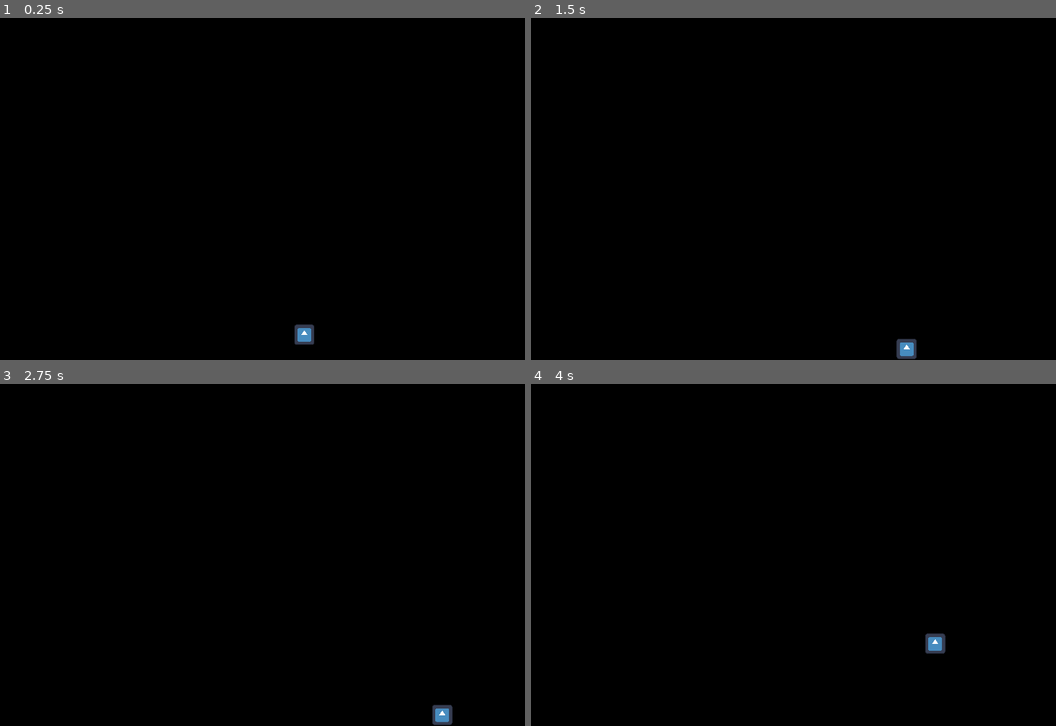
Above: before the commit, frames 1-4 (two rows, left to right).
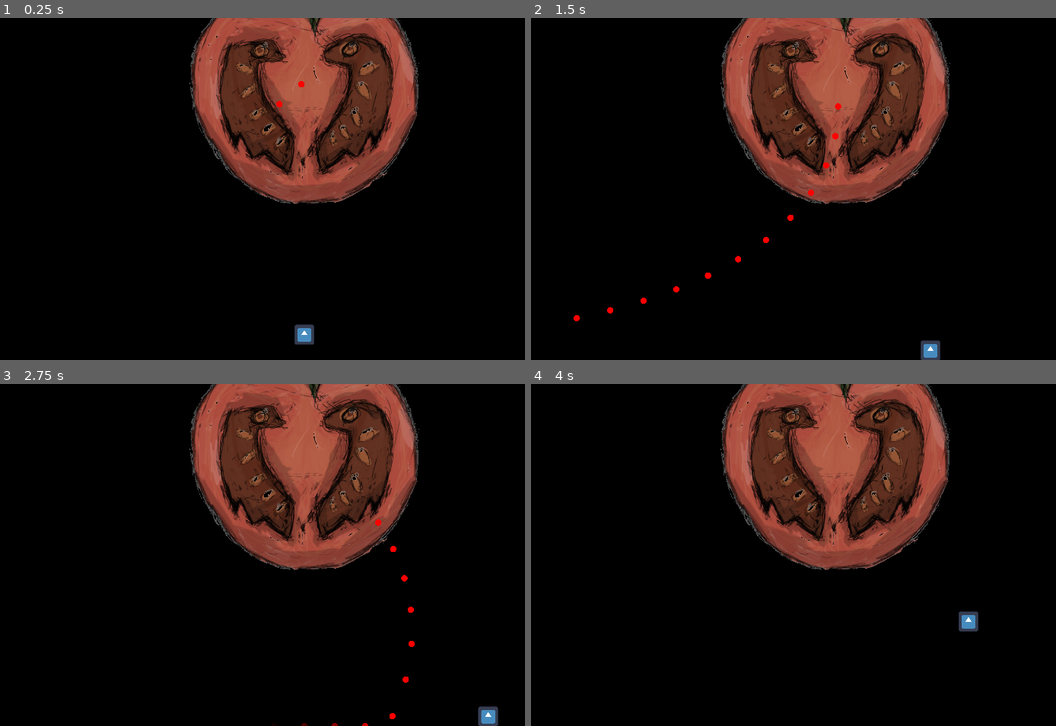
Above: after the commit, the same moments.

Repository: elpozewaunig/NightshadeLimbo
Game: Godot game, scene res://scenes/main.tscn
The game is run twice, just before and just after one commit, with the same random seed, the same clock (stepped at 60 frames per second) and the same inputs. The engine's default icon, where the game draws it, is replaced by a stand-in: a white triangle on a blue panel in a dark square.
Inputs:
- Up to frame 1 (0.25 s): no input
- Up to frame 2 (1.5 s): hold Right (ui_right) 0.53-1.28 s; hold Down (ui_down) from 1.28 s (still down)
- Up to frame 3 (2.75 s): release Down (ui_down) at 2.03 s; hold Right (ui_right) from 2.03 s (still down)
- Up to frame 4 (4 s): release Right (ui_right) at 2.78 s; hold Up (ui_up) 2.78-3.53 s; hold Left (ui_left) from 3.53 s (still down)

The runs differ from the first frame. In frame 1, 19% of the frame differs, in the area x 36-80%, y 0-55%; in frame 2, 20%, in the area x 8-80%, y 0-100%; in frame 3, 20%; in frame 4, 20%.

Commit message:
Added projectiles and basic animation system for boss attacks

Diff:
--- /dev/null
+++ b/assets/sprites/bullet.svg
@@ -0,0 +1,5 @@
+<?xml version="1.0" encoding="UTF-8"?>
+<!-- Created with Inkscape (http://www.inkscape.org/) -->
+<svg width="100" height="100" version="1.1" viewBox="0 0 26.458 26.458" xmlns="http://www.w3.org/2000/svg">
+ <circle cx="13.229" cy="13.229" r="13.229" fill="#f00"/>
+</svg>
--- a/scenes/main.tscn
+++ b/scenes/main.tscn
@@ -1,10 +1,12 @@
-[gd_scene load_steps=6 format=3 uid="uid://muherruagjtj"]
+[gd_scene load_steps=11 format=3 uid="uid://muherruagjtj"]
 
 [ext_resource type="Script" path="res://scripts/Player.gd" id="1_brnu4"]
 [ext_resource type="Texture2D" uid="uid://dfm6ftk7vj0ky" path="res://assets/sprites/icon.svg" id="2_ggfyx"]
+[ext_resource type="Script" path="res://scripts/Boss.gd" id="3_dc5q6"]
+[ext_resource type="Texture2D" uid="uid://1pglbjau0nyo" path="res://assets/sprites/placeholdermato.png" id="4_0luse"]
 
 [sub_resource type="CircleShape2D" id="CircleShape2D_stp6r"]
-radius = 35.0
+radius = 30.0
 
 [sub_resource type="RectangleShape2D" id="RectangleShape2D_c178f"]
 size = Vector2(20, 1080)
@@ -12,7 +14,36 @@
 [sub_resource type="RectangleShape2D" id="RectangleShape2D_clw16"]
 size = Vector2(1920, 20)
 
+[sub_resource type="CircleShape2D" id="CircleShape2D_e6kbd"]
+radius = 349.64
+
+[sub_resource type="Animation" id="Animation_doasl"]
+resource_name = "salvos_1"
+step = 0.1
+tracks/0/type = "method"
+tracks/0/imported = false
+tracks/0/enabled = true
+tracks/0/path = NodePath(".")
+tracks/0/interp = 1
+tracks/0/loop_wrap = true
+tracks/0/keys = {
+"times": PackedFloat32Array(0),
+"transitions": PackedFloat32Array(1),
+"values": [{
+"args": [Vector2(0, 1080), Vector2(1920, 1080)],
+"method": &"add_salvo"
+}]
+}
+
+[sub_resource type="AnimationLibrary" id="AnimationLibrary_14rc6"]
+_data = {
+"salvos_1": SubResource("Animation_doasl")
+}
+
 [node name="Main" type="Node2D"]
+
+[node name="Camera2D" type="Camera2D" parent="."]
+position = Vector2(960, 540)
 
 [node name="Player" type="CharacterBody2D" parent="."]
 position = Vector2(960, 1000)
@@ -42,3 +73,19 @@
 [node name="Bottom" type="CollisionShape2D" parent="ArenaBounds"]
 position = Vector2(960, 1090)
 shape = SubResource("RectangleShape2D_clw16")
+
+[node name="Boss" type="StaticBody2D" parent="."]
+position = Vector2(960, 200)
+script = ExtResource("3_dc5q6")
+
+[node name="Sprite2D" type="Sprite2D" parent="Boss"]
+texture = ExtResource("4_0luse")
+
+[node name="CollisionShape2D" type="CollisionShape2D" parent="Boss"]
+position = Vector2(0, 40)
+shape = SubResource("CircleShape2D_e6kbd")
+
+[node name="AnimationPlayer" type="AnimationPlayer" parent="Boss"]
+libraries = {
+"": SubResource("AnimationLibrary_14rc6")
+}
--- /dev/null
+++ b/scenes/objects/projectile.tscn
@@ -0,0 +1,18 @@
+[gd_scene load_steps=4 format=3 uid="uid://b17k760rfqwu2"]
+
+[ext_resource type="Texture2D" uid="uid://bydy6pf5yw8g4" path="res://assets/sprites/bullet.svg" id="1_222lr"]
+[ext_resource type="Script" path="res://scripts/Projectile.gd" id="1_nob28"]
+
+[sub_resource type="CircleShape2D" id="CircleShape2D_6q1un"]
+
+[node name="Projectile" type="Area2D"]
+script = ExtResource("1_nob28")
+
+[node name="Sprite2D" type="Sprite2D" parent="."]
+scale = Vector2(0.2, 0.2)
+texture = ExtResource("1_222lr")
+
+[node name="CollisionShape2D" type="CollisionShape2D" parent="."]
+shape = SubResource("CircleShape2D_6q1un")
+
+[connection signal="body_entered" from="." to="." method="_on_body_entered"]
--- /dev/null
+++ b/scripts/Boss.gd
@@ -0,0 +1,62 @@
+extends StaticBody2D
+
+@export var salvo_amount : int = 20
+@onready var timeline = $AnimationPlayer
+
+var projectile_scene = preload("res://scenes/objects/projectile.tscn")
+
+var time_elapsed : float = 0
+var salvos = {}
+var salvo_id = 0
+
+# Called when the node enters the scene tree for the first time.
+func _ready() -> void:
+	timeline.play("salvos_1")
+
+# Called every frame. 'delta' is the elapsed time since the previous frame.
+func _process(delta: float) -> void:
+
+	time_elapsed += delta
+
+	if time_elapsed > 0.1:
+		# Iterate through all current salvos
+		for key in salvos:
+			# Get salvo and associated progress
+			var salvo_targets = salvos[key]["targets"]
+			var shot_nr = salvos[key]["shot"]
+			# If the salvo isn't completed yet
+			if shot_nr < salvo_targets.size():
+				# Fire the next projectile in the salvo
+				add_projectile(salvos[key]["targets"][shot_nr])
+				salvos[key]["shot"] += 1
+			else:
+				# Delete salvo to free up ressources
+				salvos.erase(key)
+
+		# Reset timer
+		time_elapsed = 0
+
+# Creates a projectile instance and fires it
+func add_projectile(global_pos: Vector2) -> void:
+	var projectile = projectile_scene.instantiate()
+	projectile.target_pos = global_pos
+	add_child(projectile)
+
+# Enqueues a salvo to fire
+func add_salvo(from_pos: Vector2, to_pos: Vector2) -> void:
+	salvos[salvo_id] = {
+		"targets": create_salvo(from_pos, to_pos),
+		"shot": 0
+	}
+	salvo_id += 1
+
+# Creates an array containing positions to be fired at in that order
+func create_salvo(from_pos: Vector2, to_pos: Vector2) -> Array[Vector2]:
+	var projectiles : Array[Vector2] = []
+	var offset = to_pos - from_pos
+	for i in range(0, salvo_amount):
+		var target_pos_x = from_pos.x + (offset.x / salvo_amount) * i
+		var target_pos_y = from_pos.y + (offset.y / salvo_amount) * i
+		projectiles.append(Vector2(target_pos_x, target_pos_y))
+
+	return projectiles
--- a/scripts/Player.gd
+++ b/scripts/Player.gd
@@ -1,7 +1,7 @@
 extends CharacterBody2D
 
 
-const SPEED = 300.0
+const SPEED = 400.0
 
 
 func _ready() -> void:
@@ -23,3 +23,6 @@
 		velocity.y = move_toward(velocity.y, 0, SPEED)
 
 	move_and_slide()
+
+func _on_projectile_hit() -> void:
+	pass
--- /dev/null
+++ b/scripts/Projectile.gd
@@ -0,0 +1,46 @@
+extends Area2D
+class_name Projectile
+
+signal player_hit
+
+var target_pos : Vector2 = Vector2(0, 0)
+var speed : int = 800
+var offset : Vector2
+var length : float
+var total_progress : float = 0
+
+@onready var collider = $CollisionShape2D
+
+# Called when the node enters the scene tree for the first time.
+func _ready() -> void:
+	offset = target_pos - global_position
+	length = sqrt(pow(offset.x, 2) + pow(offset.y, 2))
+
+
+# Called every frame. 'delta' is the elapsed time since the previous frame.
+func _process(delta: float) -> void:
+	if collider.disabled:
+		# Make projectile fade out
+		modulate.a -= 2 * delta
+		if modulate.a <= 0:
+			hide()
+			queue_free()
+
+	else:
+		# Calculate how much of the total distance is covered in the current frame
+		var progress = delta * speed / length
+		total_progress += progress
+
+		# Move projectile towards target according to calculated progress
+		global_position.x += offset.x * progress
+		global_position.y += offset.y * progress
+
+	if total_progress >= 1:
+		global_position = target_pos
+		collider.set_deferred("disabled", true)
+
+
+func _on_body_entered(body: Node2D) -> void:
+	if body.name == "Player" and not collider.disabled:
+		player_hit.connect(body._on_projectile_hit)
+		collider.set_deferred("disabled", true)
Not shown, added: assets/sprites/bullet.svg.import
Binary file added: assets/sprites/placeholdermato.png
Not shown, added: assets/sprites/placeholdermato.png.import
